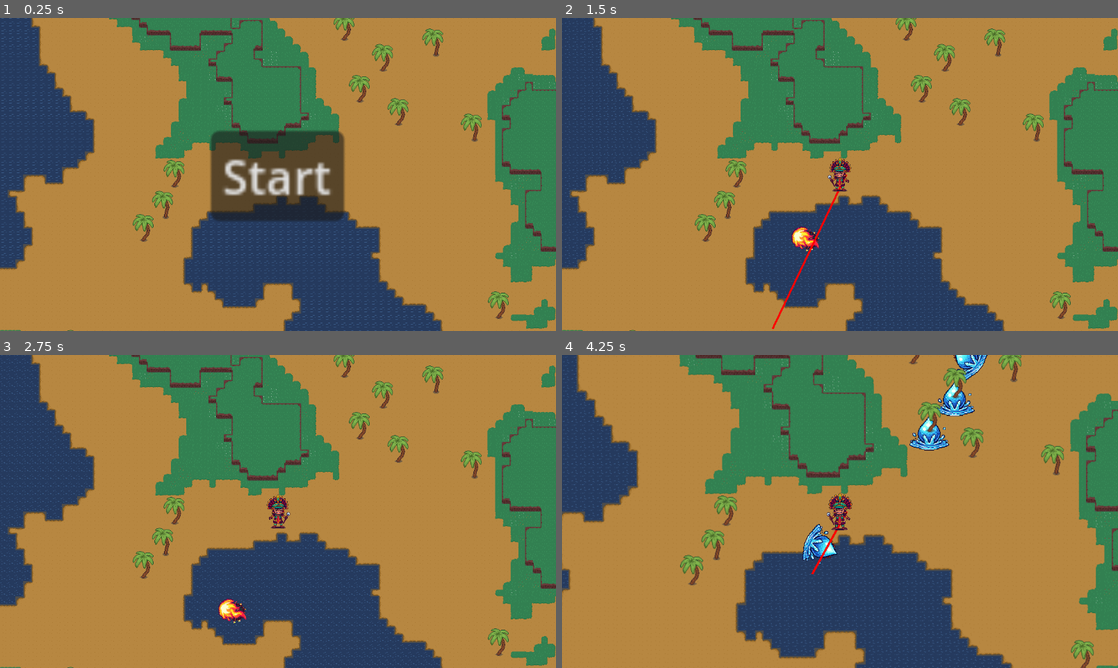
Above: before the commit, frames 1-4 (two rows, left to right).
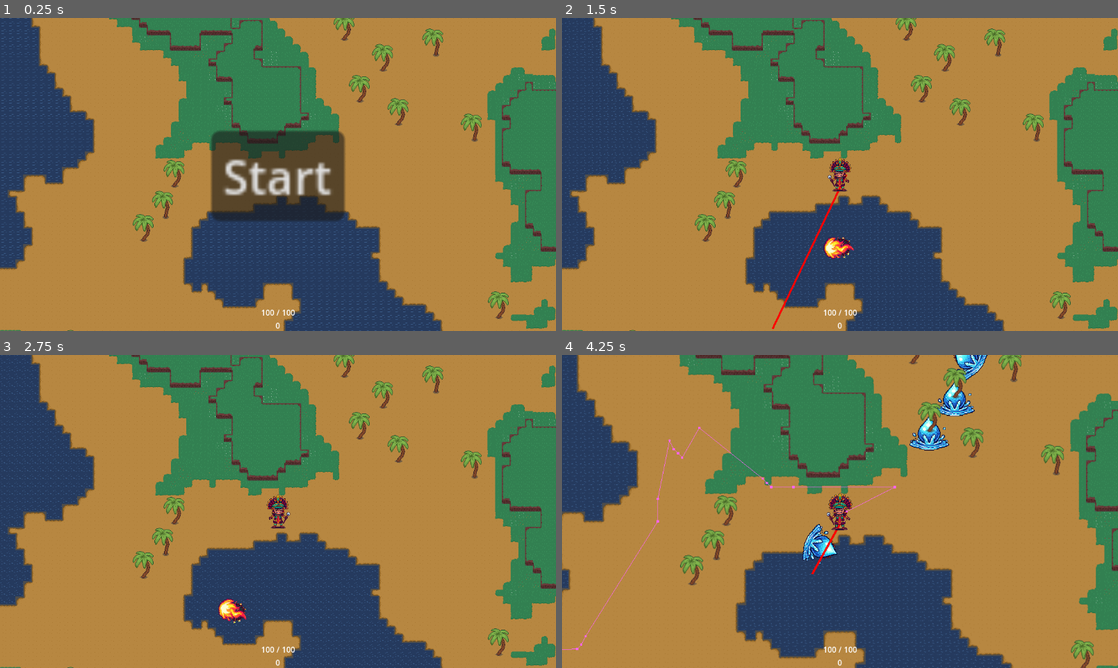
Above: after the commit, the same moments.

Repository: lvnav/survivor-in-two-week
Game: Godot game, scene res://Scenes/Root.tscn
The game is run twice, just before and just after one commit, with the same random seed, the same clock (stepped at 60 frames per second) and the same inputs.
Inputs (mouse positions are in pixels of both pictures, inside the frame that each line leads up to):
- Up to frame 1 (0.25 s): no input
- Up to frame 2 (1.5 s): click "Start" at 0.5 s; tap Enter (ui_accept) at 1.25 s; move the mouse to (773, 327) at 1.27 s; hold Right (ui_right) from 1.28 s (still down); tap 1 (burning_projectile) at 1.35 s
- Up to frame 3 (2.75 s): keep holding Right (ui_right); tap Enter (ui_accept) at 1.52, 2.27 s; move the mouse to (278, 511) at 2.02 s; tap Space (dodge) at 2.1 s
- Up to frame 4 (4.25 s): move the mouse to (895, 442) at 2.77 s; release Right (ui_right) at 2.78 s; hold Left (ui_left) 2.78-3.53 s; tap 2 (wet_projectile) at 2.85 s; move the mouse to (812, 574) at 3.52 s; hold Right (ui_right) from 3.53 s (still down); tap Mouse wheel up (zoom_in) at 3.6 s; tap Enter (ui_accept) at 3.77 s

The runs differ from the first frame. In frame 1, 0.2% of the frame differs, in the area x 40-60%, y 46-100%; in frame 2, 0.6%, in the area x 41-54%, y 66-100%; in frame 3, less than 0.1%; in frame 4, 0.4%.

Commit message:
Work on mobs and hud

Diff:
--- a/Scenes/GameOverMenu/GameOverMenu.tscn
+++ b/Scenes/GameOverMenu/GameOverMenu.tscn
@@ -2,15 +2,22 @@
 
 [ext_resource type="Script" path="res://Scenes/GameOverMenu/game_over_menu.gd" id="1_hc2y6"]
 
-[node name="GameOverMenu" type="Control"]
-layout_mode = 3
-anchors_preset = 0
+[node name="GameOverMenu" type="BoxContainer"]
+anchors_preset = 8
+anchor_left = 0.5
+anchor_top = 0.5
+anchor_right = 0.5
+anchor_bottom = 0.5
+offset_left = -33.5
+offset_top = -29.0
+offset_right = 33.5
+offset_bottom = 29.0
+grow_horizontal = 2
+grow_vertical = 2
 script = ExtResource("1_hc2y6")
 
 [node name="HFlowContainer" type="HFlowContainer" parent="."]
-layout_mode = 0
-offset_right = 40.0
-offset_bottom = 40.0
+layout_mode = 2
 
 [node name="GameOverLabel" type="Label" parent="HFlowContainer"]
 layout_mode = 2
--- a/Scenes/Hud/Hud.tscn
+++ b/Scenes/Hud/Hud.tscn
@@ -2,53 +2,20 @@
 
 [ext_resource type="Script" path="res://Scenes/Hud/hud.gd" id="1_x335j"]
 
-[node name="HUD" type="Control"]
+[node name="HUD" type="CanvasLayer"]
+script = ExtResource("1_x335j")
+
+[node name="LevelUpMenu" type="HBoxContainer" parent="."]
+
+[node name="Button" type="Button" parent="LevelUpMenu"]
+visible = false
+layout_mode = 2
+text = "asdasda"
+
+[node name="LevelUpCard" type="Control" parent="."]
 layout_mode = 3
 anchors_preset = 0
-mouse_filter = 2
-script = ExtResource("1_x335j")
-
-[node name="LifeIndicator" type="Control" parent="."]
-anchors_preset = 0
 offset_right = 40.0
-offset_bottom = 40.0
-
-[node name="RemainingLife" type="Label" parent="LifeIndicator"]
-layout_mode = 2
-offset_right = 28.0
-offset_bottom = 23.0
-text = "000"
-
-[node name="Separator" type="Label" parent="LifeIndicator"]
-layout_mode = 0
-offset_left = 28.0
-offset_right = 68.0
-offset_bottom = 23.0
-text = "/"
-
-[node name="TotalLife" type="Label" parent="LifeIndicator"]
-layout_mode = 0
-offset_left = 35.0
-offset_right = 63.0
-offset_bottom = 23.0
-text = "000"
-
-[node name="ScoreIndicator" type="Label" parent="."]
-layout_mode = 0
-offset_left = 72.0
-offset_right = 112.0
-offset_bottom = 23.0
-text = "0"
-
-[node name="LevelUpMenu" type="VFlowContainer" parent="."]
-layout_mode = 0
-offset_right = 40.0
-offset_bottom = 40.0
-
-[node name="LevelUpCard" type="Control" parent="."]
-anchors_preset = 0
-offset_left = 107.0
-offset_right = 147.0
 offset_bottom = 40.0
 
 [node name="Name" type="Label" parent="LevelUpCard"]
@@ -60,3 +27,39 @@
 layout_mode = 0
 offset_right = 40.0
 offset_bottom = 23.0
+
+[node name="VBoxContainer" type="VBoxContainer" parent="."]
+anchors_preset = 7
+anchor_left = 0.5
+anchor_top = 1.0
+anchor_right = 0.5
+anchor_bottom = 1.0
+offset_left = -35.5
+offset_top = -50.0
+offset_right = 35.5
+grow_horizontal = 2
+grow_vertical = 0
+pivot_offset = Vector2(35, 25)
+alignment = 1
+
+[node name="LifeIndicator" type="HBoxContainer" parent="VBoxContainer"]
+unique_name_in_owner = true
+layout_mode = 2
+
+[node name="RemainingLife" type="Label" parent="VBoxContainer/LifeIndicator"]
+layout_mode = 2
+text = "000"
+
+[node name="Separator" type="Label" parent="VBoxContainer/LifeIndicator"]
+layout_mode = 2
+text = "/"
+
+[node name="TotalLife" type="Label" parent="VBoxContainer/LifeIndicator"]
+layout_mode = 2
+text = "000"
+
+[node name="ScoreIndicator" type="Label" parent="VBoxContainer"]
+unique_name_in_owner = true
+layout_mode = 2
+text = "0"
+horizontal_alignment = 1
--- a/Scenes/Hud/hud.gd
+++ b/Scenes/Hud/hud.gd
@@ -1,13 +1,13 @@
-class_name Hud extends Control
+class_name Hud extends CanvasLayer
 
 @onready var player: Player = $"../ProcGenWorld2/Player"
-
-@onready var remaining_life: Label = $LifeIndicator/RemainingLife
-@onready var total_life: Label = $LifeIndicator/TotalLife
-@onready var score_indicator: Label = $ScoreIndicator
+@onready var score_indicator: Label = %ScoreIndicator
+@onready var life_indicator: Control = %LifeIndicator
 @onready var level_up_menu: Control = $LevelUpMenu
 @onready var level_up_card: Control = $LevelUpCard
 @onready var level: Level = $".."
+@onready var remaining_life: Label = $VBoxContainer/LifeIndicator/RemainingLife
+@onready var total_life: Label = $VBoxContainer/LifeIndicator/TotalLife
 
 func _ready() -> void:
 	pass # Replace with function body.
@@ -16,14 +16,21 @@
 	remaining_life.text = str(player.remaining_life)
 	total_life.text = str(player.total_life)
 	score_indicator.text = str(level.score_value)
-	pass
+
+	var minimum_size: Vector2 = get_viewport().get_camera_2d().get_viewport_rect().size
+	level_up_menu.custom_minimum_size = minimum_size / 1.2
+	level_up_menu.set_offset(SIDE_LEFT, float(minimum_size.x / 12))
+	level_up_menu.set_offset(SIDE_TOP,float(minimum_size.y / 24))
+
 
 func _on_level_up(up_choices: Array) -> void:
 	for up_choice: Dictionary in up_choices:
 		var button: Button = Button.new()
-		button.text = up_choice["type"]
+		button.text = up_choice["description"]
 		button.process_mode = Node.PROCESS_MODE_ALWAYS
 		button.pressed.connect(level._up_button_pressed.bind(up_choice))
+		button.size_flags_horizontal = Control.SIZE_EXPAND_FILL
+		button.size_flags_horizontal = Control.SIZE_EXPAND_FILL
 		level_up_menu.add_child(button)
 
 func clear_up_interface() -> void:
--- a/Scenes/Level/Level.tscn
+++ b/Scenes/Level/Level.tscn
@@ -9,7 +9,7 @@
 mob = ExtResource("2_w1lrs")
 
 [node name="MobSpawnTimer" type="Timer" parent="."]
-wait_time = 5.0
+wait_time = 4.0
 autostart = true
 
 [node name="UpHandler" type="Node" parent="."]
--- a/Scenes/Level/level.gd
+++ b/Scenes/Level/level.gd
@@ -5,6 +5,7 @@
 @onready var up_handler: UpHandler = $UpHandler
 @onready var player: Player = $ProcGenWorld2/Player
 @onready var proc_gen_world_2: ProcGenWorld = $ProcGenWorld2
+@onready var mob_spawn_timer: Timer = $MobSpawnTimer
 
 @export var mob : PackedScene
 
@@ -17,12 +18,13 @@
 	_init_mob()
 
 func _process(_delta: float) -> void:
-	if need_up:
+	if need_up or Input.is_action_just_pressed("debug_up"):
 		get_tree().paused = true
-		level_up.emit(up_handler.OPTIONS)
+		level_up.emit([up_handler.OPTIONS.pick_random(),up_handler.OPTIONS.pick_random(),up_handler.OPTIONS.pick_random()])
 
 func _on_mob_spawn_timeout() -> void:
 	_init_mob()
+	mob_spawn_timer.wait_time = mob_spawn_timer.wait_time * .95
 
 func _init_mob() -> void:
 	if root.game_state != root.GAME_STATE_PLAY:
--- a/Scenes/Level/up_handler.gd
+++ b/Scenes/Level/up_handler.gd
@@ -5,30 +5,35 @@
 	{
 		"type": "stat",
 		"stat": "attack_damage",
+		"description": "Attack damage up",
 		"modifier": 50.,
 		"rarity": 1
 	},
 	{
 		"type": "stat",
 		"stat": "attack_speed",
+		"description": "Attack speed up",
 		"modifier": 10.,
 		"rarity": 1
 	},
 	{
 		"type": "stat",
 		"stat": "move_speed",
+		"description": "Move speed up",
 		"modifier": 20.,
 		"rarity": 1
 	},
 	{
 		"type": "stat",
 		"stat": "leech",
+		"description": "Leech life",
 		"modifier": 5.,
 		"rarity": 2
 	},
 	{
 		"type": "skill",
 		"name": "piercing_projectile",
+		"description": "Wow. Piercing projectile",
 		"rarity": 3
 	},
 	#{
--- a/Scenes/Mob/Mob.tscn
+++ b/Scenes/Mob/Mob.tscn
@@ -47,6 +47,7 @@
 script = ExtResource("1_batpi")
 
 [node name="Label" type="Label" parent="."]
+visible = false
 offset_left = 25.0
 offset_top = -56.0
 offset_right = 65.0
@@ -56,7 +57,6 @@
 priority = 2
 
 [node name="EnvironmentalStateSprite" type="Sprite2D" parent="."]
-visible = false
 script = ExtResource("8_15d7o")
 custom_scale = Vector2(0.3, 0.3)
 
--- a/Scenes/Mob/mob.gd
+++ b/Scenes/Mob/mob.gd
@@ -13,17 +13,17 @@
 
 var is_touched_by_bullet: bool = false
 var damage: int = 20
-var life: int = 400
+var life: int = 40
 var is_burning: bool = false
 var target: Player
 signal die
 
 func _ready() -> void:
-	environmental_state_sprite.environmental_state = environmental_state#
+	environmental_state_sprite.environmental_state = environmental_state
 
 
 func _physics_process(_delta: float) -> void:
-	if direction.x < position.x:
+	if direction.x > position.x:
 		animated_sprite_2d.flip_h = true
 
 	animated_sprite_2d.play()
--- a/Scenes/Root.tscn
+++ b/Scenes/Root.tscn
@@ -16,23 +16,16 @@
 position = Vector2(-13, 0)
 
 [node name="HUD" parent="Level" instance=ExtResource("7_e6ye5")]
-offset_left = -139.0
-offset_top = 320.0
-offset_right = -139.0
-offset_bottom = 320.0
+
+[node name="GameOverMenu" parent="Level/HUD" instance=ExtResource("8_gsu11")]
+
+[node name="StartMenu" parent="Level/HUD" instance=ExtResource("3_wkcoi")]
+alignment = 1
 
 [node name="ProcGenWorld2" parent="Level" instance=ExtResource("6_ge0mj")]
 visibility_layer = 2
 
 [node name="Player" parent="Level/ProcGenWorld2" instance=ExtResource("6_rbrhd")]
-
-[node name="GameOverMenu" parent="." instance=ExtResource("8_gsu11")]
-
-[node name="StartMenu" parent="." instance=ExtResource("3_wkcoi")]
-offset_left = -728.0
-offset_top = -414.0
-offset_right = -728.0
-offset_bottom = -414.0
 
 [node name="MainAudioStreamPlayer" type="AudioStreamPlayer" parent="."]
 process_mode = 4
@@ -41,14 +34,13 @@
 parameters/looping = true
 
 [connection signal="game_state_change" from="." to="Level" method="_on_game_state_change"]
+[connection signal="game_state_change" from="." to="Level/HUD/GameOverMenu" method="_on_game_state_change"]
+[connection signal="game_state_change" from="." to="Level/HUD/StartMenu" method="_on_game_state_change"]
 [connection signal="game_state_change" from="." to="Level/ProcGenWorld2/Player" method="_on_game_state_change"]
-[connection signal="game_state_change" from="." to="GameOverMenu" method="_on_game_state_change"]
-[connection signal="game_state_change" from="." to="StartMenu" method="_on_game_state_change"]
 [connection signal="level_up" from="Level" to="Level/HUD" method="_on_level_up"]
-[connection signal="gui_input" from="Level/HUD" to="Level/HUD" method="_on_gui_input"]
+[connection signal="restart_game_pressed" from="Level/HUD/GameOverMenu" to="." method="_on_restart_game_pressed"]
+[connection signal="start_game" from="Level/HUD/StartMenu" to="." method="_on_start_game"]
 [connection signal="has_no_hp" from="Level/ProcGenWorld2/Player" to="." method="_on_player_has_no_hp"]
 [connection signal="remaining_life_change" from="Level/ProcGenWorld2/Player" to="Level/HUD" method="_on_player_remaining_life_change"]
 [connection signal="shoot" from="Level/ProcGenWorld2/Player" to="Level" method="_on_player_shoot"]
 [connection signal="total_life_change" from="Level/ProcGenWorld2/Player" to="Level/HUD" method="_on_player_total_life_change"]
-[connection signal="restart_game_pressed" from="GameOverMenu" to="." method="_on_restart_game_pressed"]
-[connection signal="start_game" from="StartMenu" to="." method="_on_start_game"]
--- a/Scenes/StartMenu/start_menu.gd
+++ b/Scenes/StartMenu/start_menu.gd
@@ -1,7 +1,7 @@
 extends Control
 
 signal start_game
-@onready var start_button: Button = $HFlowContainer/StartButton
+@onready var start_button: Button = $StartButton
 
 
 func _on_start_button_pressed() -> void:
--- a/Scenes/StartMenu/start_menu.tscn
+++ b/Scenes/StartMenu/start_menu.tscn
@@ -2,25 +2,24 @@
 
 [ext_resource type="Script" path="res://Scenes/StartMenu/start_menu.gd" id="1_qtw41"]
 
-[node name="StartMenu" type="Control"]
-layout_mode = 3
+[node name="StartMenu" type="BoxContainer"]
 anchors_preset = 8
 anchor_left = 0.5
 anchor_top = 0.5
 anchor_right = 0.5
 anchor_bottom = 0.5
+offset_left = -23.0
+offset_top = -15.5
+offset_right = 23.0
+offset_bottom = 15.5
 grow_horizontal = 2
 grow_vertical = 2
 scale = Vector2(6, 6)
+pivot_offset = Vector2(23, 15)
 script = ExtResource("1_qtw41")
 
-[node name="HFlowContainer" type="HFlowContainer" parent="."]
-layout_mode = 0
-offset_right = 46.0
-offset_bottom = 31.0
-
-[node name="StartButton" type="Button" parent="HFlowContainer"]
+[node name="StartButton" type="Button" parent="."]
 layout_mode = 2
 text = "Start"
 
-[connection signal="pressed" from="HFlowContainer/StartButton" to="." method="_on_start_button_pressed"]
+[connection signal="pressed" from="StartButton" to="." method="_on_start_button_pressed"]
--- a/project.godot
+++ b/project.godot
@@ -86,6 +86,11 @@
 "events": [Object(InputEventKey,"resource_local_to_scene":false,"resource_name":"","device":-1,"window_id":0,"alt_press …(191 unchanged characters)…
 ]
 }
+debug_up={
+"deadzone": 0.5,
+"events": [Object(InputEventKey,"resource_local_to_scene":false,"resource_name":"","device":-1,"window_id":0,"alt_pressed":false,"shift_pressed":false,"ctrl_pressed":false,"meta_pressed":false,"pressed":false,"keycode":0,"physical_keycode":51,"key_label":0,"unicode":51,"location":0,"echo":false,"script":null)
+]
+}
 
 [physics]
 
